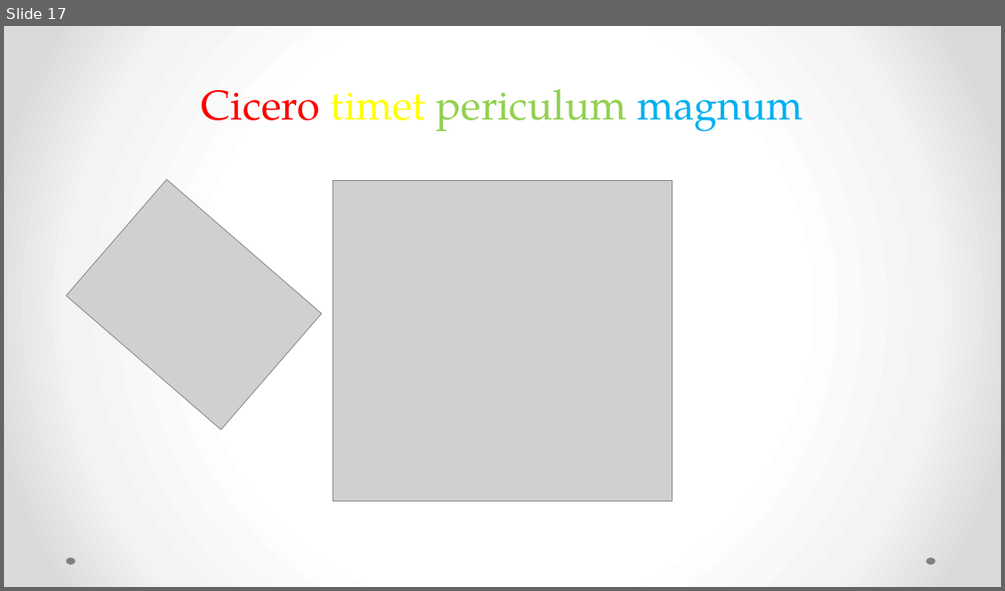
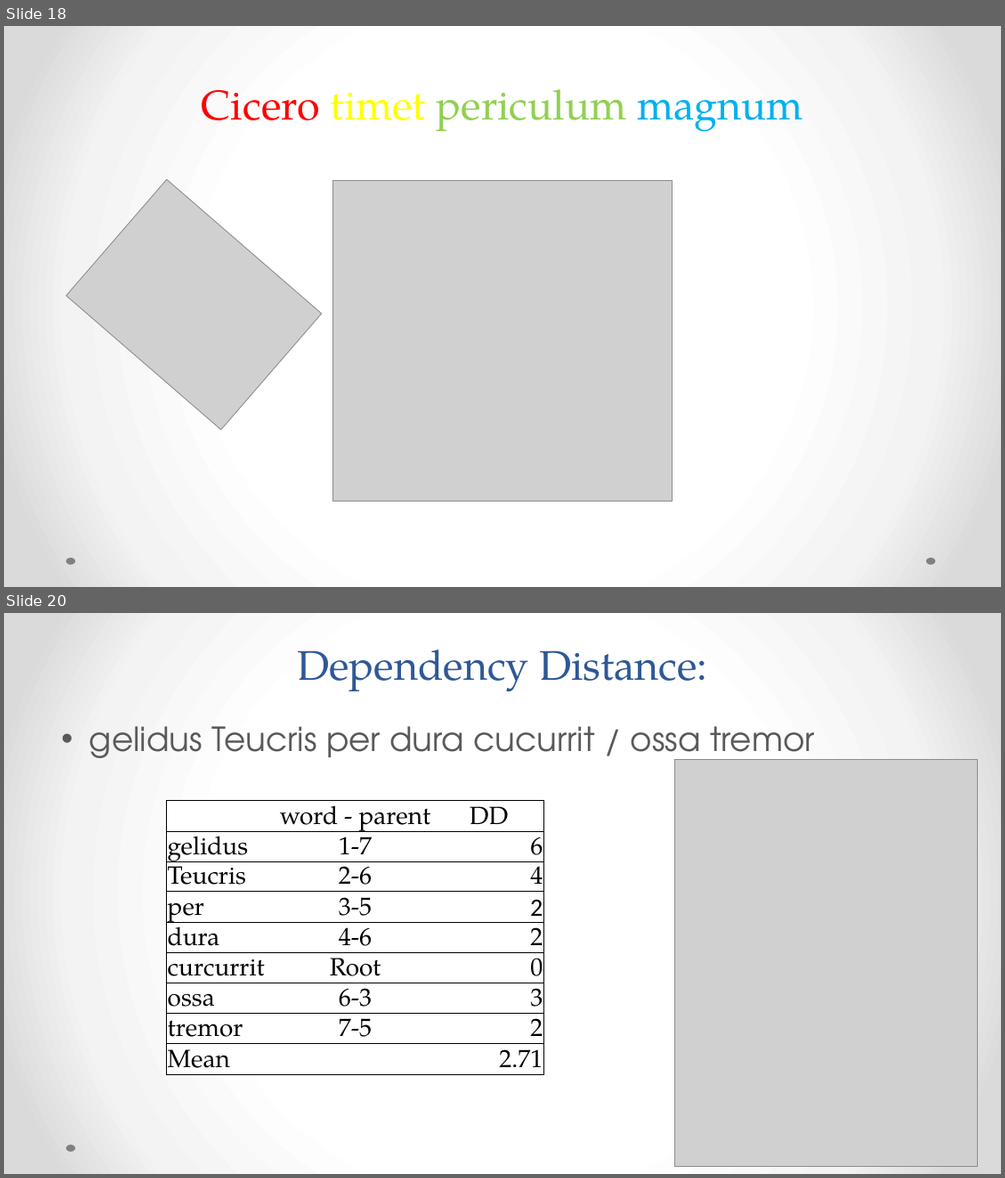
Before and after one commit to rgorman/syntacto_stylistics, a slide deck: Presentations/CAMWS_2016/Gorman_camws_2016.pptx. Shown one above the other, each under a label of ours: slide 17 before the commit, slides 18 and 20 after it; the slides between them are not shown. The pictures are 1005x591 and 1005x1178 pixels, drawn with LibreOffice and Linux fonts; fonts in the diff are those of the drawing; grey boxes stand for pictures. Boxes give left, top, right and bottom in pixels: in the first picture for what was removed or moved away, otherwise in the second. Text is boxed around its words. In the diff, an @@ line names an element or a change of style, - is before the commit and + after.

```diff
--- a/Presentations/CAMWS_2016/Gorman_camws_2016.pptx
+++ b/Presentations/CAMWS_2016/Gorman_camws_2016.pptx
@@ slide 20 added at [4,613,1001,1174], background gradient #FFFFFF to #F4F4F4 to #DADADA; not listed: 1 template element that a slide beside it also shows @@
@@ title added at [297,649,708,691], 40 pt, text #2F5897 @@
+Dependency Distance:
@@ text added at [89,726,815,766], 32 pt, text #595959 @@
+• gelidus Teucris per dura cucurrit / ossa tremor
@@ picture added at [675,760,978,1167] @@
@@ table added at [167,801,544,1078], 9 rows, 3 columns @@
+ | word - parent | DD
+gelidus | 1-7 | 6
+Teucris | 2-6 | 4
+per | 3-5 | 2
+dura | 4-6 | 2
+curcurrit | Root | 0
+ossa | 6-3 | 3
+tremor | 7-5 | 2
+Mean |  | 2.71
@@ what was slide 17 is now slide 18 @@
```
Also in this commit, not shown: 1 slide changed, 7 other slides added, 7 slides removed, 3 other files.
